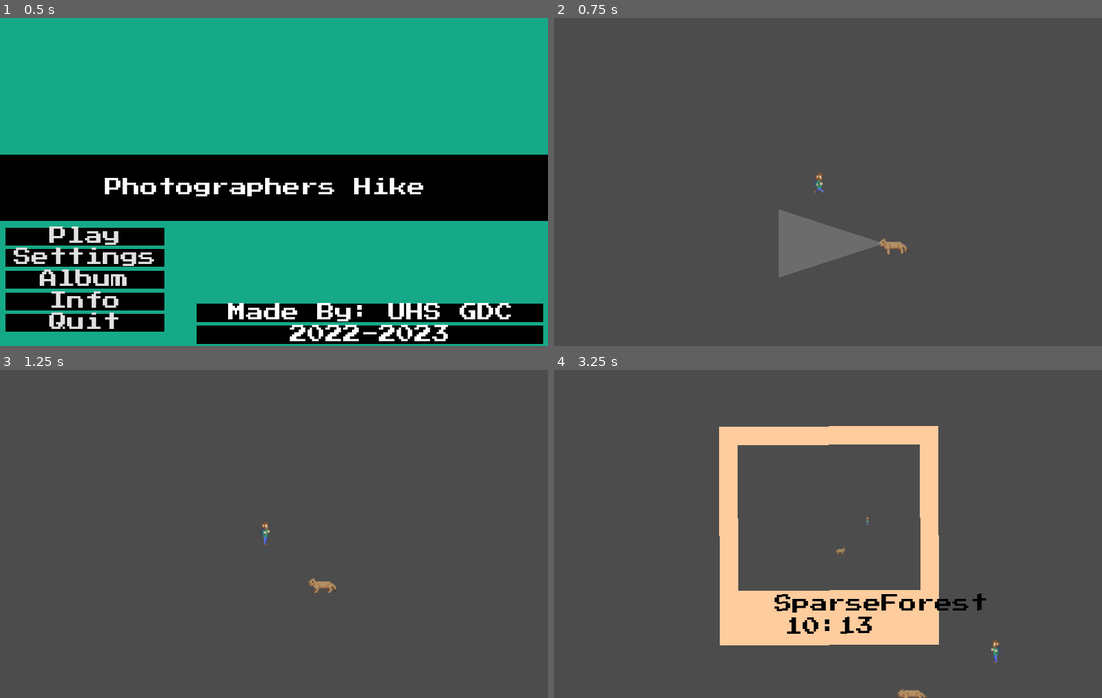
Above: before the commit, frames 1-4 (two rows, left to right).
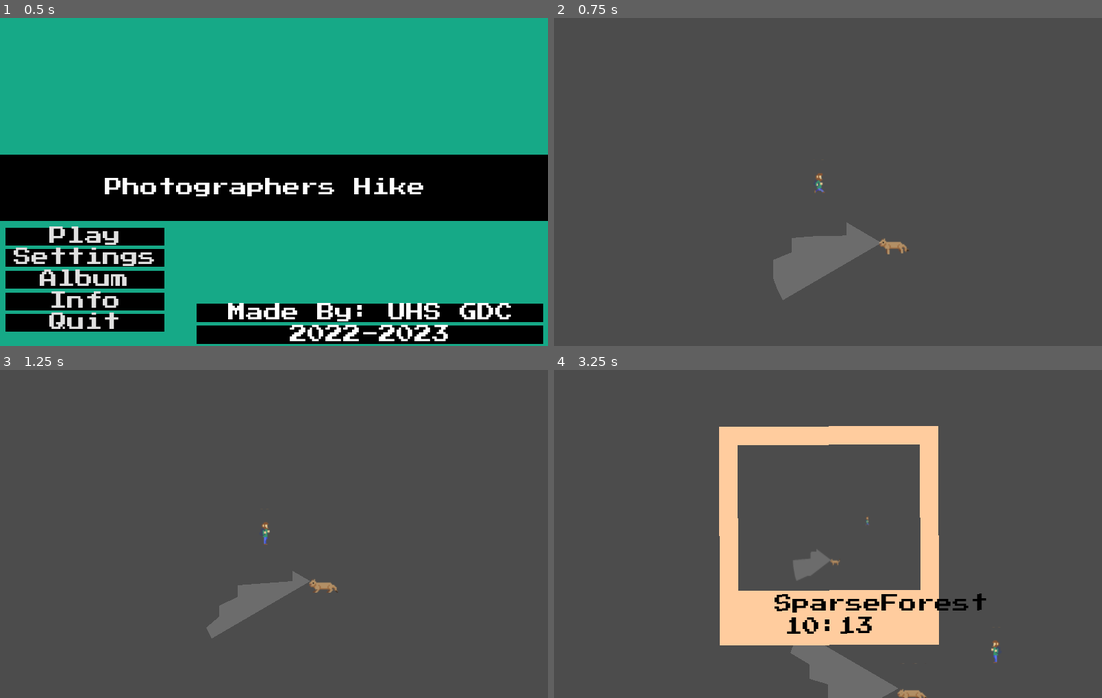
Above: after the commit, the same moments.

Repository: UHSGDC/Photographers-Hike
Game: Godot game, scene res://Game.tscn
Two runs of this game, one before a commit and one after it. Both use one fixed random seed, a clock stepped at 60 frames per second and the inputs below. The engine's default icon, where the game draws it, is replaced by a stand-in: a white triangle on a blue panel in a dark square.
Inputs (mouse positions are in pixels of both pictures, inside the frame that each line leads up to):
- Up to frame 1 (0.5 s): no input
- Up to frame 2 (0.75 s): click "Play" at 0.5 s
- Up to frame 3 (1.25 s): no input
- Up to frame 4 (3.25 s): tap Enter at 1.25 s; move the mouse to (948, 517) at 1.27 s; hold Ctrl (interact) 1.28-2.03 s; hold D (right) 1.28-2.78 s; tap Space (jump) at 1.52, 2.27 s; move the mouse to (718, 550) at 2.02 s; tap C (take_picture) at 2.1 s; move the mouse to (882, 461) at 2.77 s; hold A (left) from 2.78 s (still down); hold Ctrl (interact) from 2.78 s (still down)

Frame 1 is identical in both runs. In frame 2, 1.6% of the frame differs, in the area x 40-60%, y 58-87%; in frame 3, 1.3%; in frame 4, 2.0%, in the area x 43-63%, y 54-100%.

Commit message:
Made vision cone interact with environment
a little laggy

Diff:
--- a/PhotographersHike/Minigames/StealthPlatformer/Cougar.gd
+++ b/PhotographersHike/Minigames/StealthPlatformer/Cougar.gd
@@ -119,12 +119,12 @@
 	if sign(velocity.x) > 0:
 		facing_right = true
 		$VisionCone.position.x = -vision_cone_offset
-		$VisionCone.scale.x = -1
+		$VisionCone.facing_right = true
 		$Sprite.scale.x = -1
 	else:
 		facing_right = false
 		$VisionCone.position.x = vision_cone_offset
-		$VisionCone.scale.x = 1
+		$VisionCone.facing_right = false
 		$Sprite.scale.x = 1
 
 
--- a/PhotographersHike/Minigames/StealthPlatformer/Cougar.tscn
+++ b/PhotographersHike/Minigames/StealthPlatformer/Cougar.tscn
@@ -1,7 +1,8 @@
-[gd_scene load_steps=15 format=2]
+[gd_scene load_steps=16 format=2]
 
 [ext_resource path="res://Minigames/StealthPlatformer/Cougar.gd" type="Script" id=1]
 [ext_resource path="res://Assets/Art/Cougar/CougarSpriteSheet.png" type="Texture" id=2]
+[ext_resource path="res://Minigames/StealthPlatformer/VisionCone.tscn" type="PackedScene" id=3]
 [ext_resource path="res://Minigames/StealthPlatformer/Sensors.gd" type="Script" id=4]
 
 [sub_resource type="RectangleShape2D" id=1]
@@ -169,21 +170,8 @@
 vframes = 6
 region_rect = Rect2( 114.3, 96.6375, 71.1784, 5.47526 )
 
-[node name="VisionCone" type="Area2D" parent="."]
-visible = false
-position = Vector2( -8, -4 )
-collision_layer = 0
-collision_mask = 4
-monitorable = false
-
-[node name="CollisionShape2D" type="CollisionPolygon2D" parent="VisionCone"]
-position = Vector2( 8, 5.5 )
-polygon = PoolVector2Array( -8, -5, -100, 25, -100, -35 )
-
-[node name="Polygon2D" type="Polygon2D" parent="VisionCone"]
-position = Vector2( 8, 5.5 )
-color = Color( 1, 1, 1, 0.180392 )
-polygon = PoolVector2Array( -8, -5, -100, 25, -100, -35 )
+[node name="VisionCone" parent="." instance=ExtResource( 3 )]
+position = Vector2( -10, -4 )
 
 [node name="SleepingDetection" type="Area2D" parent="."]
 collision_layer = 0
--- /dev/null
+++ b/PhotographersHike/Minigames/StealthPlatformer/VisionCone.gd
@@ -0,0 +1,39 @@
+extends Area2D
+
+
+export var length: float = 100
+export var angle: float = 60
+onready var angle_rad: float = deg2rad(angle)
+onready var angle_slice: float = angle_rad / precision
+
+export var precision: float = 20
+
+var facing_right = false
+
+var cast_vector: Vector2
+
+
+func _physics_process(delta: float) -> void:
+
+
+	if facing_right:
+		cast_vector = Vector2.RIGHT
+	else:
+		cast_vector = Vector2.LEFT
+
+
+
+func _on_PolygonTimer_timeout():
+	var points: PoolVector2Array = [Vector2.ZERO]
+
+	for i in precision + 1:
+		var current_angle = i * angle_slice - angle_rad / 2
+		$TileCast.cast_to = cast_vector.rotated(current_angle) * length
+		$TileCast.force_raycast_update()
+		if $TileCast.is_colliding():
+			points.append($TileCast.get_collision_point() - $TileCast.global_position)
+		else:
+			points.append($TileCast.cast_to)
+
+	$Polygon2D.polygon = points
+	$CollisionShape2D.polygon = $Polygon2D.polygon
--- /dev/null
+++ b/PhotographersHike/Minigames/StealthPlatformer/VisionCone.tscn
@@ -0,0 +1,23 @@
+[gd_scene load_steps=2 format=2]
+
+[ext_resource path="res://Minigames/StealthPlatformer/VisionCone.gd" type="Script" id=1]
+
+[node name="VisionCone" type="Area2D"]
+collision_layer = 0
+collision_mask = 4
+monitorable = false
+script = ExtResource( 1 )
+
+[node name="CollisionShape2D" type="CollisionPolygon2D" parent="."]
+polygon = PoolVector2Array( 0, 0, 1, 0, 1, 1 )
+
+[node name="Polygon2D" type="Polygon2D" parent="."]
+color = Color( 1, 1, 1, 0.180392 )
+
+[node name="TileCast" type="RayCast2D" parent="."]
+
+[node name="PolygonTimer" type="Timer" parent="."]
+wait_time = 0.05
+autostart = true
+
+[connection signal="timeout" from="PolygonTimer" to="." method="_on_PolygonTimer_timeout"]
